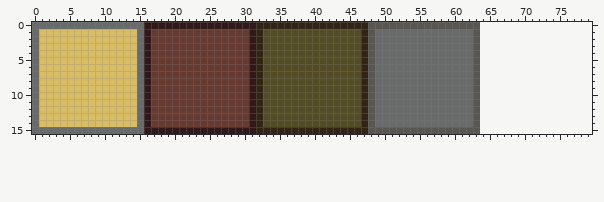
Edited in one commit: pixel-art file (Assets/Art/Environment/tilemap-wheat.aseprite). Above is the file before it was changed.
64x16 pixels, 1 frame. The old version is drawn lined up with the new one, on the new canvas.
The result:
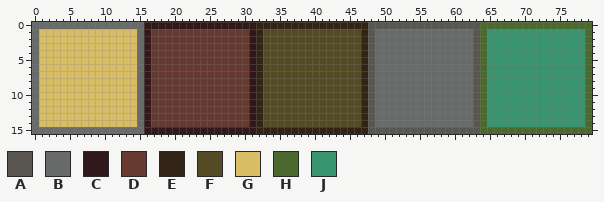
Palette (. is transparent): A #595652  B #696a6a  C #31181a  D #663931  E #312416  F #524b24  G #d9bd65  H #4b692f  J #37946e
The edit:
canvas 64x16 -> 80x16
@@ x 62..79 @@
- 0 AA................
- 1 BA................
- 2 BA................
- 3 BA................
- 4 BA................
- 5 BA................
- 6 BA................
- 7 BA................
- 8 BA................
- 9 BA................
-10 BA................
-11 BA................
-12 BA................
-13 BA................
-14 BA................
-15 AA................
+ 0 AAHHHHHHHHHHHHHHHH
+ 1 BAHJJJJJJJJJJJJJJH
+ 2 BAHJJJJJJJJJJJJJJH
+ 3 BAHJJJJJJJJJJJJJJH
+ 4 BAHJJJJJJJJJJJJJJH
+ 5 BAHJJJJJJJJJJJJJJH
+ 6 BAHJJJJJJJJJJJJJJH
+ 7 BAHJJJJJJJJJJJJJJH
+ 8 BAHJJJJJJJJJJJJJJH
+ 9 BAHJJJJJJJJJJJJJJH
+10 BAHJJJJJJJJJJJJJJH
+11 BAHJJJJJJJJJJJJJJH
+12 BAHJJJJJJJJJJJJJJH
+13 BAHJJJJJJJJJJJJJJH
+14 BAHJJJJJJJJJJJJJJH
+15 AAHHHHHHHHHHHHHHHH
